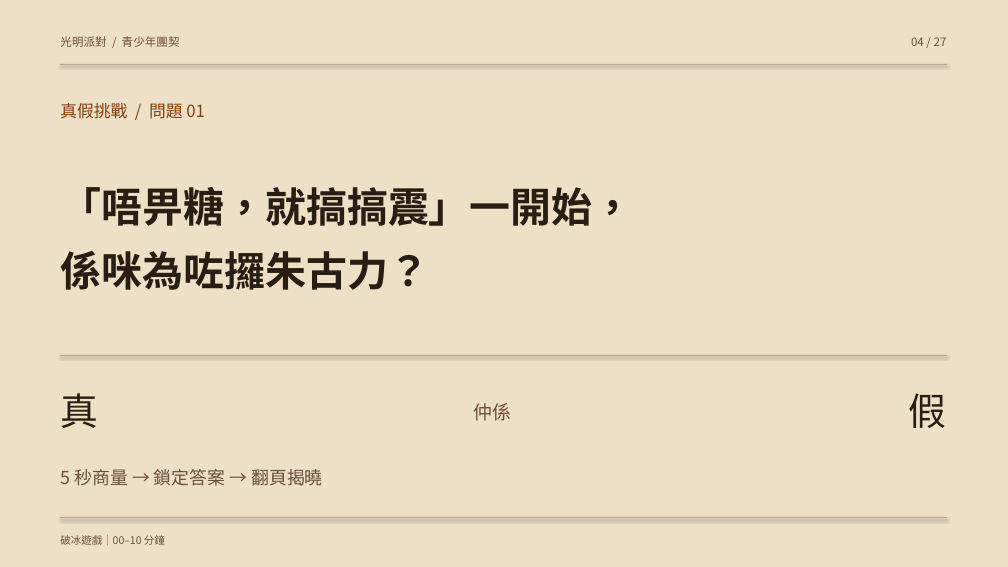
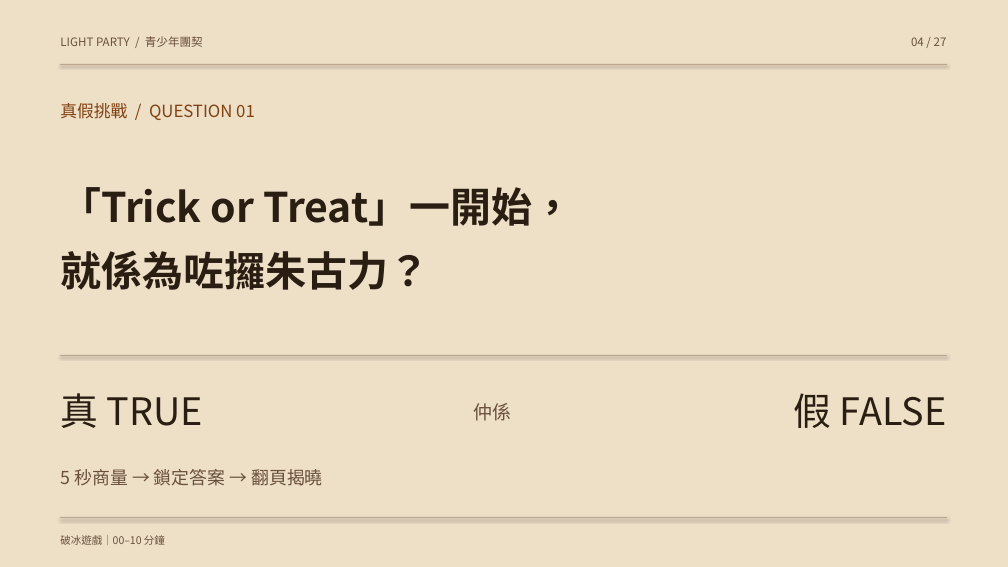
Before and after one commit to hei08285744/light-party-presentation, a slide deck: slide 4 of light-party.pptx. Drawn at 1008x567 pixels with LibreOffice and Linux fonts; fonts in the diff are those of the drawing. Boxes give left, top, right and bottom in pixels: in the first picture for what was removed or moved away, otherwise in the second. Text is boxed around its words. In the diff, an @@ line names an element or a change of style, - is before the commit and + after.

```diff
--- a/light-party.pptx
+++ b/light-party.pptx
@@ text at (60, 36, 203, 47): text changed @@
-光明派對 / 青少年團契
+LIGHT PARTY / 青少年團契
@@ text at (60, 103, 255, 120): text changed @@
-真假挑戰 / 問題 01
+真假挑戰 / QUESTION 01
@@ text at (60, 187, 574, 290): text changed @@
-「唔畀糖，就搞搞震」一開始，
-係咪為咗攞朱古力？
+「Trick or Treat」一開始，
+就係為咗攞朱古力？
@@ text at (60, 393, 203, 428): text changed @@
-真
+真 TRUE
@@ text at (794, 393, 947, 428): text changed @@
-假
+假 FALSE
```
Also in this commit, not shown: 26 other slides changed, 4 other files.
